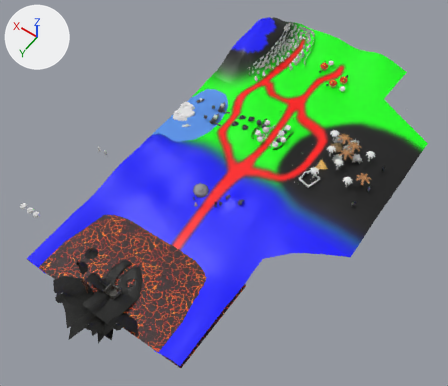
Two versions of the Blender file media/trunk/tracks/overworld/overworld.blend, one commit apart.
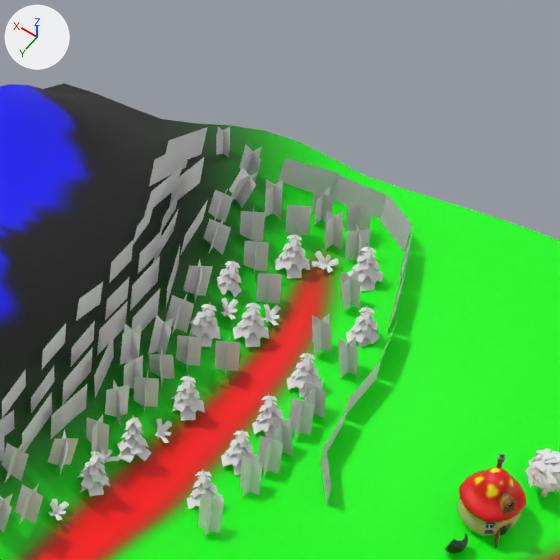
The first picture shows the older version from a 50 mm camera at (-474.0, 858.0, 877.0) aimed at (-59.0, 277.0, -35.0). The close-ups show the older and then the newer version on the part from 59% to 74% of the width and 2% to 19% of the height of that picture. Only the edits that show in the close-ups are written down. Arrows for +X, +Y and +Z are at upper left; the lights stay in place.
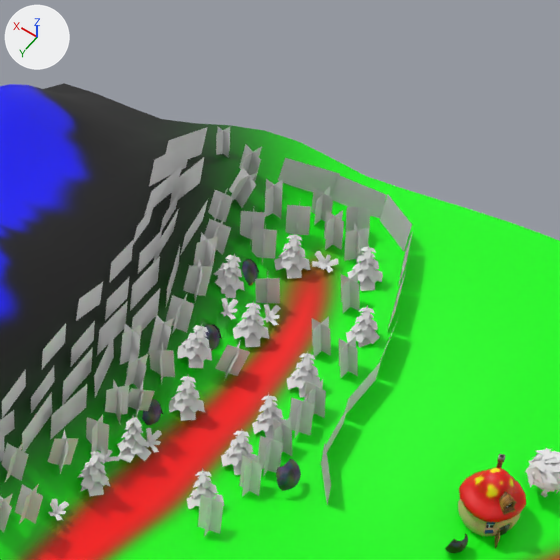
Pixel boxes (x1, y1, x2, y2) of what changed, in the close-ups (560 x 560 px):
'PineTree.007', moved
    before: (190, 302, 220, 347)
    after: (177, 325, 212, 368)
'Pine.Low.009', moved, turned
    before: (176, 329, 202, 368)
    after: (193, 232, 218, 266)
'Pine.Low.018', moved
    before: (243, 236, 269, 273)
    after: (252, 225, 277, 262)
'Pine.Low.015', moved, turned
    before: (214, 338, 240, 376)
    after: (215, 340, 250, 381)
'Pine.Low.002', moved, turned
    before: (134, 373, 159, 413)
    after: (128, 382, 155, 418)
'PineTree.010', moved
    before: (217, 260, 242, 297)
    after: (214, 253, 245, 298)
'Pine.Low.017', moved, turned
    before: (256, 269, 282, 304)
    after: (255, 277, 280, 304)
'Pine.Low.032', moved
    before: (346, 201, 372, 231)
    after: (345, 207, 371, 235)
'Pine.Low.008', moved, turned
    before: (149, 348, 175, 386)
    after: (149, 342, 175, 383)
'Pine.Low.029', moved
    before: (312, 314, 331, 355)
    after: (312, 316, 331, 357)
'Pine.Low.007', moved, turned
    before: (123, 354, 143, 389)
    after: (125, 350, 148, 389)
'Pine.Low.034', turned
    before: (344, 223, 371, 263)
    after: (344, 224, 369, 263)
'Pine.Low.030', moved
    before: (341, 270, 360, 311)
    after: (341, 272, 360, 313)
'BubbleReflection.005', added
    after: (276, 458, 301, 491)
'Fern.002', moved
    before: (155, 419, 172, 443)
    after: (146, 428, 162, 453)
'BubbleReflection.004', added
    after: (142, 399, 161, 425)
'BubbleReflection.007', added
    after: (242, 259, 258, 285)
'BubbleReflection.006', added
    after: (204, 324, 220, 350)
part 1 of me_plane, reshaped
    before: (71, 261, 289, 466)
    after: (71, 192, 325, 466)

What changed in the scene script:
```text
Change me_plane:
    used by ob_world; location = (-33.6, 104.3, -6.9); scale = (2.37, 2.37, 2.37)
    remove me_plane.from_pydata(...)  # 316 vertices, 334 faces; spans x 0.0..70.5, y -124.6..-23.4, z -2.1..17.7
    add me_plane.from_pydata(...)  # 479 vertices, 539 faces; spans x 0.0..70.5, y -124.6..-23.4, z -2.1..17.7
    me_plane part 1: 2 vertices removed from x 30.8, y -93.4..-77.8, z 3.1..3.6; 165 vertices added at x 27.8..40.7, y -106.7..-74.3, z 1.7..6.3
Change ob_pine_low_034:
    ob_pine_low_034.rotation_euler: (1.491, -0.0861, -0.467) -> (1.477, -0.0281, -0.443)  # degrees (85, -4.9, -27) -> degrees (85, -1.6, -25)
Change ob_pine_low_032:
    ob_pine_low_032.location: (28.3, -167.8, 6.2) -> (28.3, -167.8, 4.7)
Change ob_pine_low_030:
    ob_pine_low_030.location: (15.7, -143.3, 4.1) -> (15.7, -143.3, 3.4)
Change ob_pine_low_029:
    ob_pine_low_029.location: (14.0, -126.5, 1.9) -> (14.0, -126.5, 0.9)
Change ob_fern_002:
    ob_fern_002.location: (32.6, -78.4, -2.4) -> (33.1, -74.1, -2.7)
Change ob_pine_low_018:
    ob_pine_low_018.location: (43.0, -140.6, 4.4) -> (43.6, -145.6, 4.9)
Change ob_pinetree_010:
    ob_pinetree_010.location: (45.9, -131.3, 2.5) -> (45.9, -131.3, 4.4)
Change ob_pine_low_017:
    ob_pine_low_017.location: (35.0, -134.4, 1.7) -> (35.0, -134.4, 1.4)
    ob_pine_low_017.rotation_euler: (1.489, 0.0658, 0.793) -> (1.394, 0.164, 0.848)  # degrees (85, 3.8, 45) -> degrees (80, 9.4, 49)
Change ob_pine_low_015:
    ob_pine_low_015.location: (31.0, -107.9, -0.9) -> (31.0, -107.9, -1.7)
    ob_pine_low_015.rotation_euler: (1.489, 0.0658, 0.793) -> (1.325, -0.201, 0.799)  # degrees (85, 3.8, 45) -> degrees (76, -12, 46)
Change ob_pinetree_007:
    ob_pinetree_007.location: (42.0, -113.4, 2.2) -> (39.2, -104.9, 2.2)
Change ob_pine_low_009:
    ob_pine_low_009.location: (39.1, -102.0, 0.9) -> (51.6, -128.1, 8.7)
    ob_pine_low_009.rotation_euler: (1.489, 0.0658, 0.793) -> (1.505, 0.0179, 1.409)  # degrees (85, 3.8, 45) -> degrees (86, 1, 81)
Change ob_pine_low_008:
    ob_pine_low_008.location: (40.7, -92.2, 2.3) -> (40.7, -92.2, 2.8)
    ob_pine_low_008.rotation_euler: (1.359, 0.185, 0.792) -> (1.438, 0.154, 0.786)  # degrees (78, 11, 45) -> degrees (82, 8.8, 45)
Change ob_pine_low_007:
    ob_pine_low_007.location: (43.3, -81.6, 4.8) -> (43.3, -81.6, 6.4)
    ob_pine_low_007.rotation_euler: (1.446, -0.01, 0.0103) -> (1.422, -0.174, 0.0419)  # degrees (83, -0.6, 0.6) -> degrees (81, -10, 2.4)
Change ob_pine_low_002:
    ob_pine_low_002.location: (38.8, -81.0, 1.7) -> (39.2, -76.8, 3.1)
    ob_pine_low_002.rotation_euler: (1.489, 0.0658, 0.793) -> (1.205, 0.00942, 0.894)  # degrees (85, 3.8, 45) -> degrees (69, 0.5, 51)
Add ob_bubblereflection_004:
    ob_bubblereflection_004 = bpy.data.objects.new('BubbleReflection.004', me_sphere_045)  # 140 vertices, 117 faces; spans x -1.92..3.26, y -4.18..3.73, z -3.81..2.87; in mat_bubble_png (picture img_bubble_png)
    ob_bubblereflection_004.location = (37.0, -81.3, 0.3)
Add ob_bubblereflection_005:
    ob_bubblereflection_005 = bpy.data.objects.new('BubbleReflection.005', me_sphere_045.copy())
    ob_bubblereflection_005.location = (-4.5, -81.3, 0.3)
Add ob_bubblereflection_006:
    ob_bubblereflection_006 = bpy.data.objects.new('BubbleReflection.006', me_sphere_045.copy())
    ob_bubblereflection_006.location = (39.9, -114.7, 0.3)
    ob_bubblereflection_006.rotation_euler = (0.0, 0.0, 0.146)  # degrees (0, 0, 8.4)
    ob_bubblereflection_006.scale = (1.05, 1.05, 1.05)
Add ob_bubblereflection_007:
    ob_bubblereflection_007 = bpy.data.objects.new('BubbleReflection.007', me_sphere_045.copy())
    ob_bubblereflection_007.location = (43.9, -139.3, 4.0)
    ob_bubblereflection_007.rotation_euler = (0.0329, 0.0999, 0.252)  # degrees (1.9, 5.7, 14)
    ob_bubblereflection_007.scale = (1.05, 1.05, 1.05)
```
